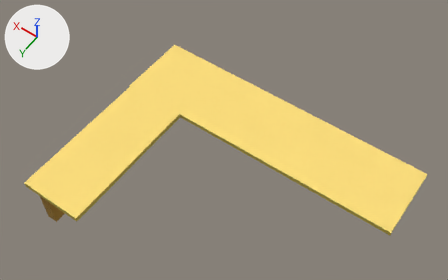
One commit to the OBJ model ProyectoFinal/ProyectoFinal/Models/barra2/barra2.obj: the scene before it, then after it.
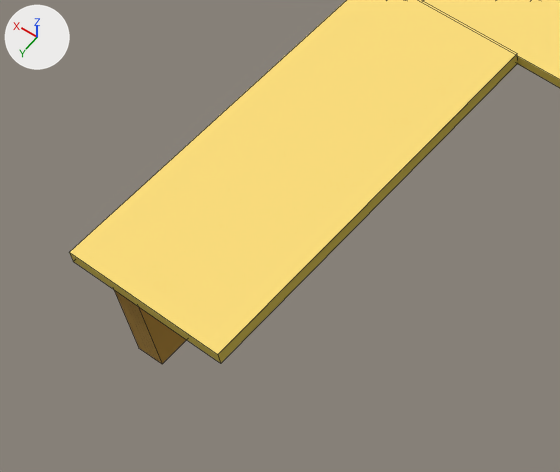
There are two pictures of each version: one whole from a 50 mm camera at (-4.17, 10.01, 11.98) aimed at (0.64, 3.26, 1.38), one close up on the part from 0% to 44% of the width and 34% to 93% of the height. The lights are fixed; the arrows at upper left show +X, +Y and +Z. The close-ups show mesh edges as thin lines. Where no turn or scale is listed for an object, it has been applied to the vertices.

In view in the first close-up: 'barra2'.
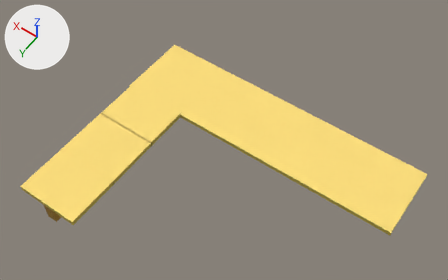
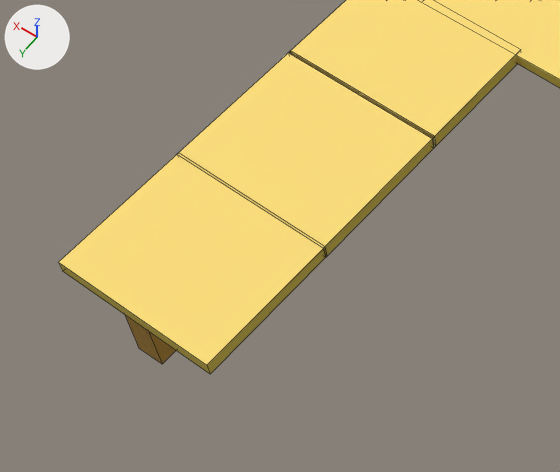
Boxes [x1, y1, x2, y2] around the edits, measured in the close-ups (560 x 472 px):
```json
{"object": "barra2", "change": "reshaped", "before": [69, 0, 560, 364], "after": [59, 0, 560, 374]}
{"part": 1, "of": "me_barra2", "change": "rebuilt", "before": [69, 0, 517, 363], "after": [178, 51, 436, 257]}
{"part": 2, "of": "me_barra2", "change": "added", "after": [59, 0, 521, 374], "on screen": "yellow"}
```

The change, as JSON lines over the scene's bpy script:
```json
{"op": "add", "block": "mat_barra2_lambert4sg", "code": ["mat_barra2_lambert4sg = principled_material('barra2:lambert4SG')", "mat_barra2_lambert4sg.texture = img_mesa_png", "mat_barra2_lambert4sg.roughness = 1.0"]}
{"op": "add", "block": "mat_barra2_lambert3sg", "code": ["mat_barra2_lambert3sg = principled_material('barra2:lambert3SG')", "mat_barra2_lambert3sg.texture = img_mesa_png", "mat_barra2_lambert3sg.roughness = 1.0"]}
{"op": "add", "block": "mat_barra2_lambert5sg", "code": ["mat_barra2_lambert5sg = principled_material('barra2:lambert5SG')", "mat_barra2_lambert5sg.texture = img_orila_png", "mat_barra2_lambert5sg.roughness = 1.0"]}
{"op": "add", "block": "mat_barra2_lambert6sg", "code": ["mat_barra2_lambert6sg = principled_material('barra2:lambert6SG')", "mat_barra2_lambert6sg.texture = img_orila_png", "mat_barra2_lambert6sg.roughness = 1.0"]}
{"block": "me_barra2", "where": "# used by ob_barra2; location = (0.0, 0.0, 0.0)"}
{"op": "remove", "block": "me_barra2", "code": "me_barra2.from_pydata(...)  # 40 vertices, 30 faces; spans x -3.31..3.45, y 1.44..6.52, z 0.0..1.27"}
{"op": "add", "block": "me_barra2", "code": "me_barra2.from_pydata(...)  # 56 vertices, 42 faces; spans x -3.31..3.45, y 1.44..6.62, z 0.0..1.27"}
{"block": "me_barra2", "change": "me_barra2 part 1: the loose piece of 8 vertices spanning x 1.94..3.41, y 3.15..6.52, z 1.15..1.27 is rebuilt with 8 vertices and now spans x 1.94..3.41, y 4.17..5.42, z 1.15..1.27"}
{"block": "me_barra2", "change": "me_barra2 part 2"}
{"block": "me_barra2", "change": "8 vertices are added at x 1.94, y 3.1..6.62, z 1.15..1.27"}
{"block": "me_barra2", "change": "8 new vertices lie (1.47, 0.0, 0.0) away from vertices in x 1.94, y 3.1..6.62, z 1.15..1.27"}
{"block": "me_barra2", "change": "4 new faces join them, mat_lambert5sg (picture img_orila_png)"}
{"block": "me_barra2", "change": "2 new faces join them, mat_lambert3sg (picture img_mesa_png)"}
{"block": "me_barra2", "change": "4 new faces join them, mat_barra2_lambert6sg (picture img_orila_png)"}
{"block": "me_barra2", "change": "2 new faces join them, mat_barra2_lambert4sg (picture img_mesa_png)"}
{"op": "add", "block": "me_barra2", "code": "me_barra2.materials.append(mat_barra2_lambert6sg)  # picture img_orila_png"}
{"op": "add", "block": "me_barra2", "code": "me_barra2.materials.append(mat_barra2_lambert4sg)  # picture img_mesa_png"}
{"op": "add", "block": "me_barra2", "code": "me_barra2.materials.append(mat_barra2_lambert5sg)  # picture img_orila_png"}
{"op": "add", "block": "me_barra2", "code": "me_barra2.materials.append(mat_barra2_lambert3sg)  # picture img_mesa_png"}
```
